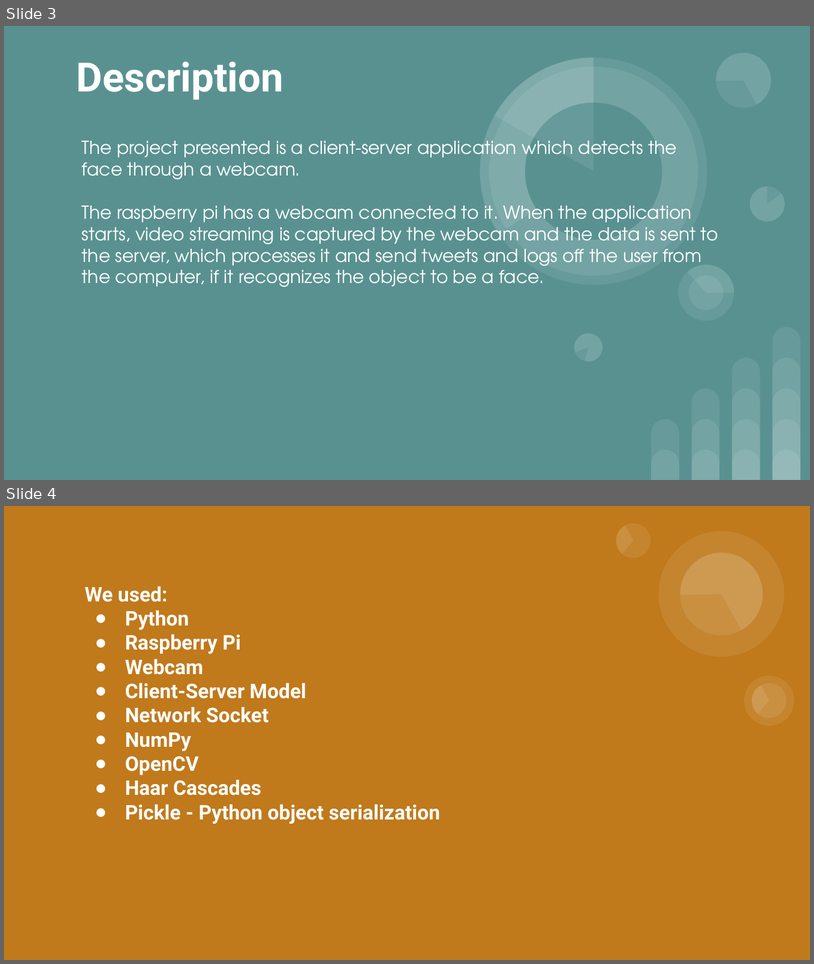
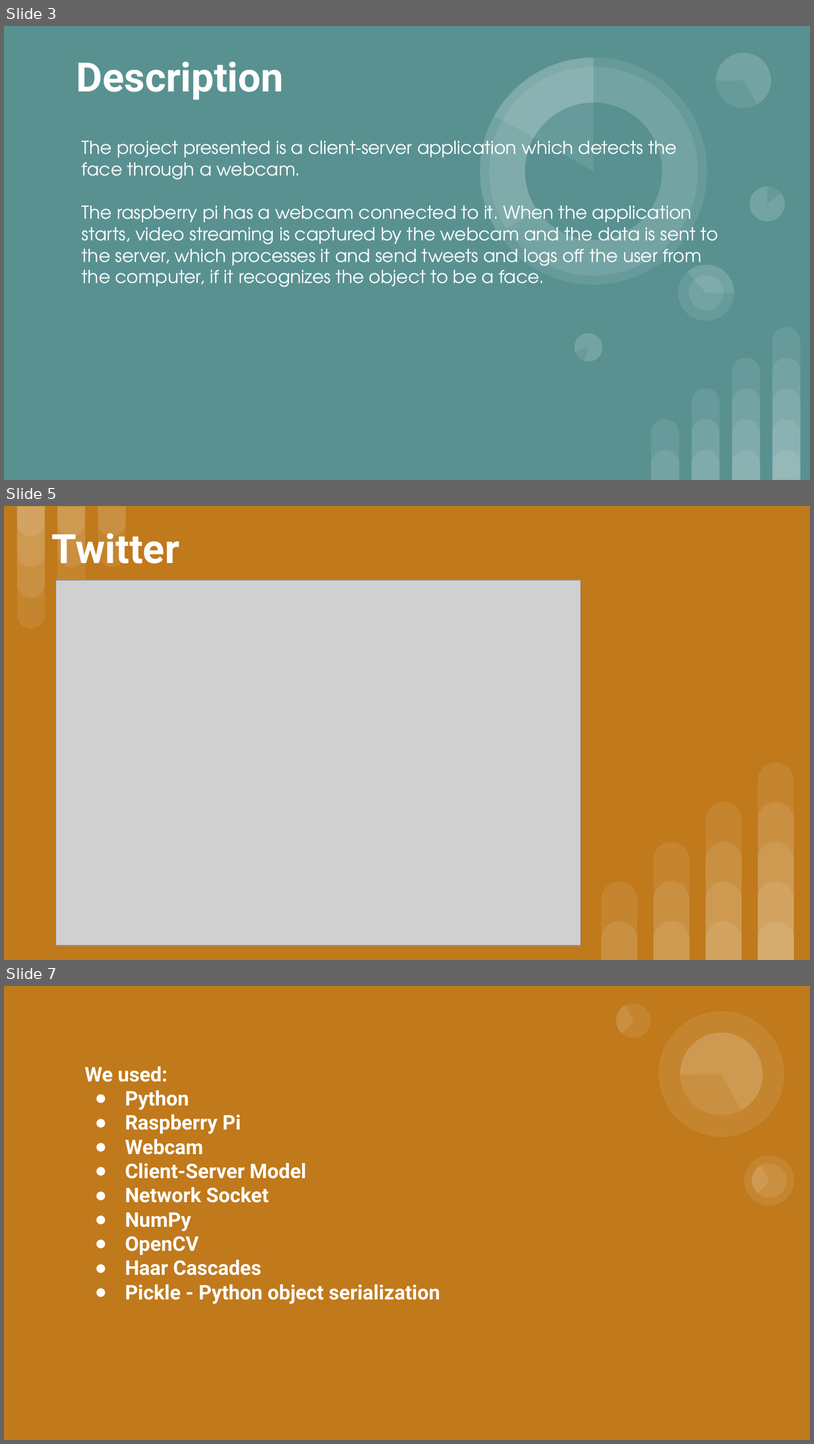
Before and after one commit to aracovan/MSproject, a slide deck: MS PPT Facial recognition.pptx. Shown one above the other, each under a label of ours: slides 3 and 4 before the commit, slides 3, 5 and 7 after it; the slides between them are not shown. The pictures are 814x964 and 814x1444 pixels, drawn with LibreOffice and Linux fonts; fonts in the diff are those of the drawing; grey boxes stand for pictures. Boxes give left, top, right and bottom in pixels: in the first picture for what was removed or moved away, otherwise in the second. Text is boxed around its words. In the diff, an @@ line names an element or a change of style, - is before the commit and + after.

```diff
--- a/MS PPT Facial recognition.pptx
+++ b/MS PPT Facial recognition.pptx
@@ slide 5 added at <box>4,506,810,960</box>, background #C0791B @@
@@ group added at <box>17,506,126,628</box>: 9 round same rects @@
@@ title added at <box>52,533,180,564</box>, 36 pt, text #FFFFFF, bold @@
+Twitter
@@ picture added at <box>56,579,581,945</box> @@
@@ group added at <box>602,762,794,960</box>: 14 round same rects @@
@@ what was slide 4 is now slide 7 @@
```
Also in this commit, not shown: 2 slides changed, 7 other slides added.
